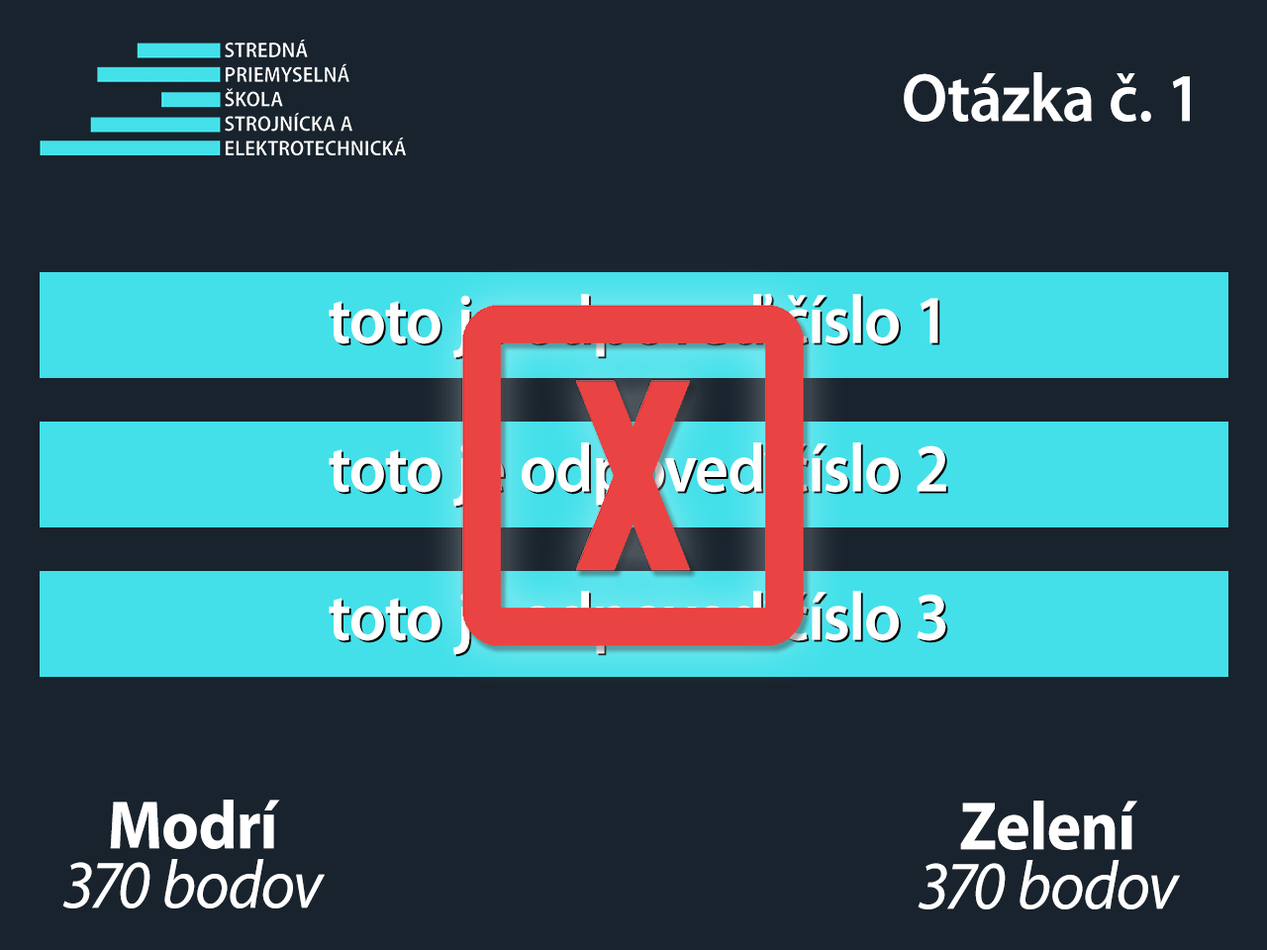
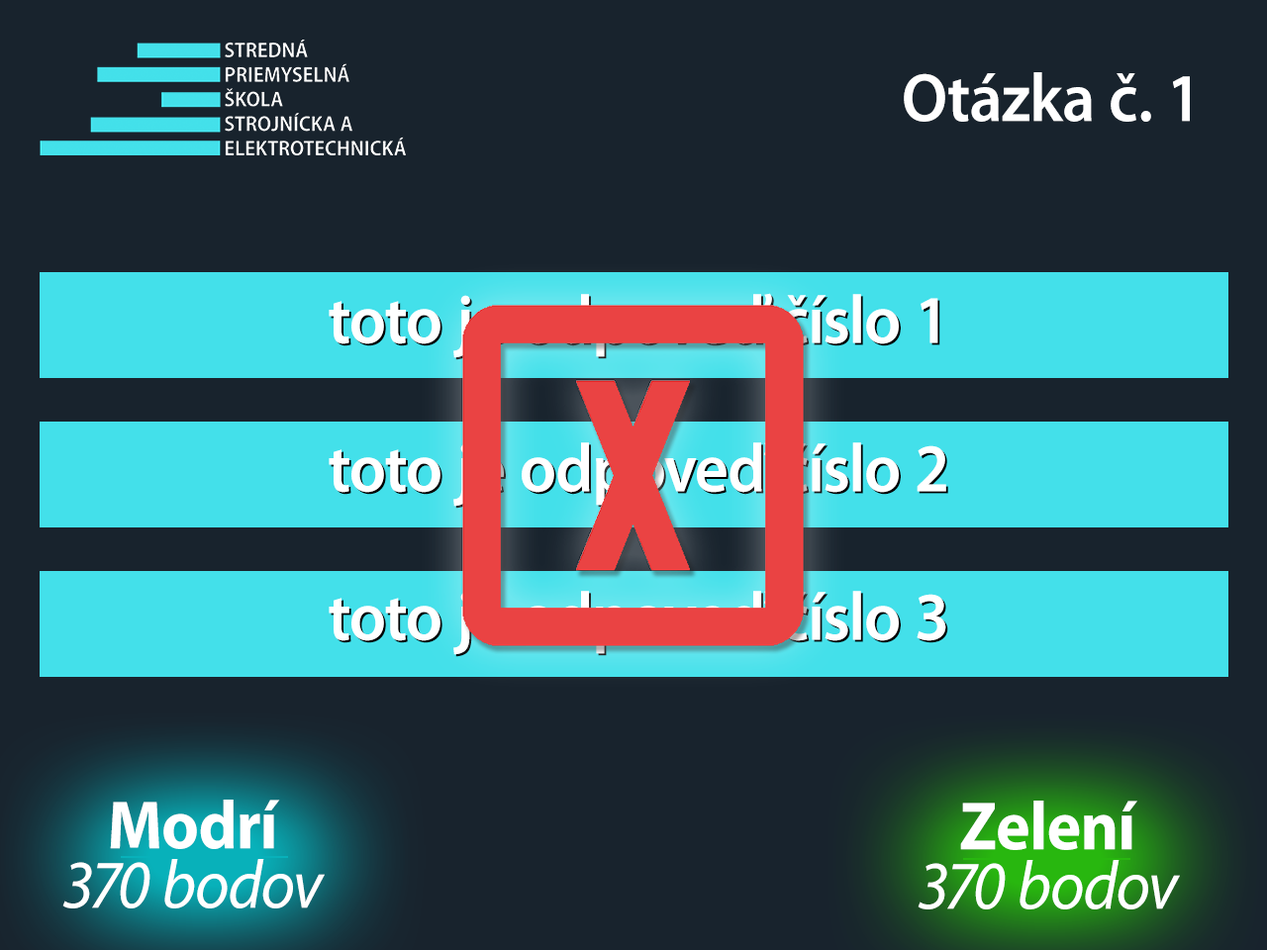
Layers edited between the first and the second 1267px x 950px image:
added layer "green" above "blue" over [left=836, top=721, right=1257, bottom=950]
added layer "blue" above "Otázka č. 1" over [left=0, top=722, right=410, bottom=950]
